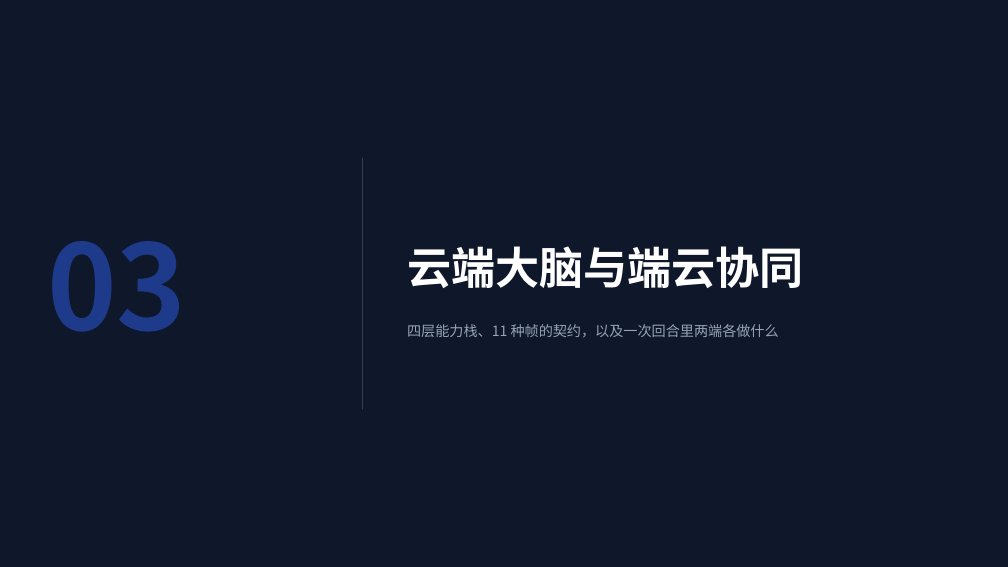
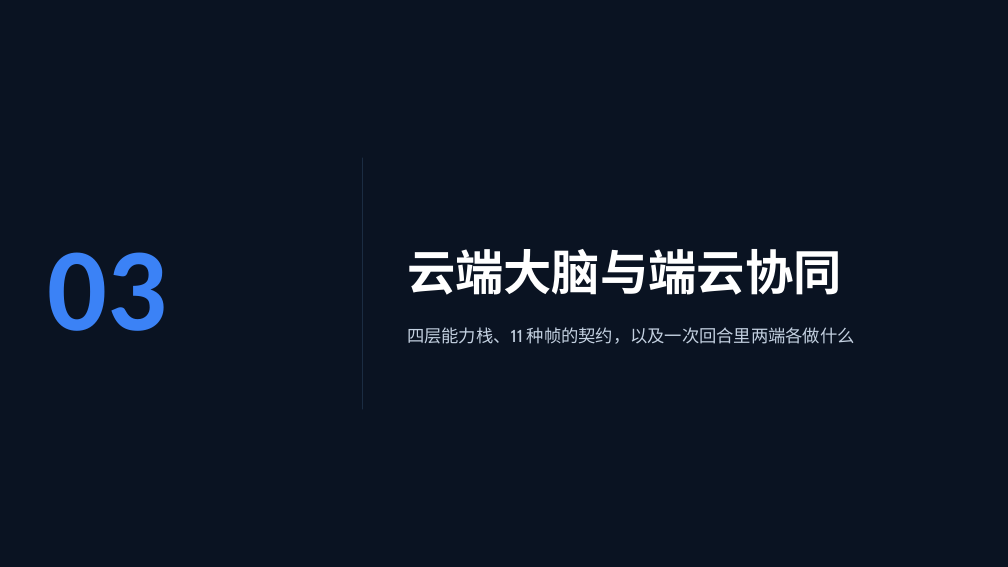
Before and after one commit to xkk6663/pet_companion, a slide deck: slide 10 of docs/汇报/桌宠伴侣技术汇报/桌宠伴侣技术汇报.pptx. Drawn at 1008x567 pixels with LibreOffice and Linux fonts; fonts in the diff are those of the drawing; background and template pictures are left out; a plain dark background stands for a picture behind light text. Boxes give left, top, right and bottom in pixels: in the first picture for what was removed or moved away, otherwise in the second. Text is boxed around its words. In the diff, an @@ line names an element or a change of style, - is before the commit and + after.

```diff
--- a/docs/汇报/桌宠伴侣技术汇报/桌宠伴侣技术汇报.pptx
+++ b/docs/汇报/桌宠伴侣技术汇报/桌宠伴侣技术汇报.pptx
@@ background #FFFFFF to picture (left out) @@
@@ rectangle at box(0, 0, 1008, 567): fill #0F172A to #0A1322 @@
@@ rectangle at box(362, 157, 363, 409): fill #334155 to #1B2C42 @@
@@ text "03" at box(47, 252, 167, 331): font Noto Sans CJK SC to Calibri, text colour #1E3A8A to #3B82F6 @@
@@ text "云端大脑与端云协同" at box(407, 249, 841, 295): size 42 to 46 pt, font Noto Sans CJK SC to Cabin @@
@@ text "四层能力栈、11 种帧的契约，以及一次回合里两端各做什么" at box(407, 327, 855, 344): size 13.5 to 16.5 pt, font Noto Sans CJK SC to Cabin, text colour #94A3B8 to #C3D0E0 @@
```
Also in this commit, not shown: 15 other slides changed, 13 slides added, 11 other files.
